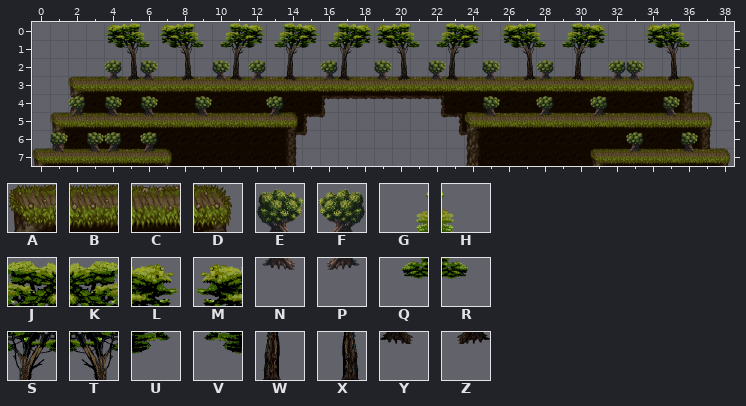
Tiled map, stored at Gun Runner/Resources/Chunks/Jungle/1-3.tmx. Above is the file before it was changed.
Cells are 128x128 px. Shown: x 0..38, y 0..7.
Key: from "tiles_aubrey": A 9, B 10, C 11, D 12, E 102, F 102 flipped left-right, G 114, H 114 flipped left-right, J 115, K 115 flipped left-right, L 116, M 116 flipped left-right, N 118, P 118 flipped left-right, Q 130, R 130 flipped left-right, S 131, T 131 flipped left-right, U 132, V 132 flipped left-right, W 147, X 147 flipped left-right, Y 163, Z 163 flipped left-right.
_ is an empty cell.
Layers that did not change in this view are not listed.
Layer "CollisionTop" before, first column x 0:
0 _______________________________________
1 _______________________________________
2 _______________________________________
3 __ABBCCBBCBCCCCCBCCCBCBCCCCBCBBCCCBCD__
4 _______________________________________
5 _ACBCCBBCCBBCBD_________ACCBCBCCCBBBBD_
6 _______________________________________
7 ABBBBCBD_______________________ABBBCCCD
Layer "Background" before, first column x 0:
0 ____MKHMKHGJLGJLGJLMKHGJL_MKHGJL__MKH__
1 ____VTRVTRQSUQSUQSUVTRQSU_VTRQSU__VTR__
2 ____FXE_X_EWF_W_FW_EX_EW_E_XF_W_FE_X___
3 ____PZN_Z_NYP_Y_PY_NZ_NY_N_ZP_Y_PN_Z___
4 __F_E_E__E___F___________E__F__F___E___
5 __P_N_N__N___P___________N__P__P___N___
6 _E_EF_F__________________________F__E__
7 _N_NP_P__________________________P__N__
The result:
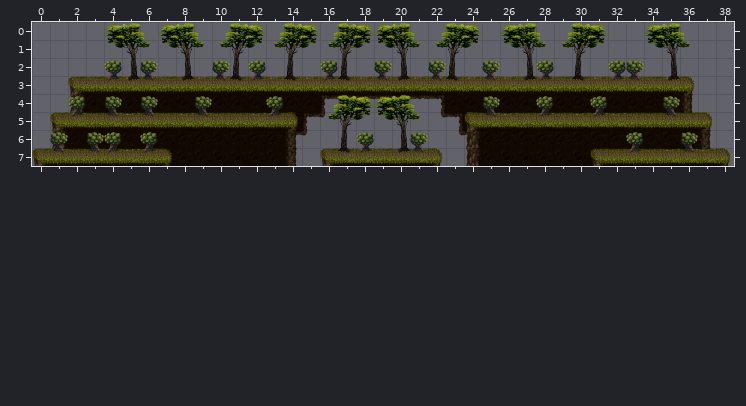
The edit:
Changed rows in their new state; . is an unchanged cell.
Layer "CollisionTop":
first column x 16:
7 ACCBBCD
Layer "Background":
first column x 16:
4 GJLMKH
5 QSUVTR
6 .WF.XE
7 .YP.ZN
Where, in picture pixels (left, top, right, bottom), the same in both pictures:
added: (320, 95, 443, 166)
